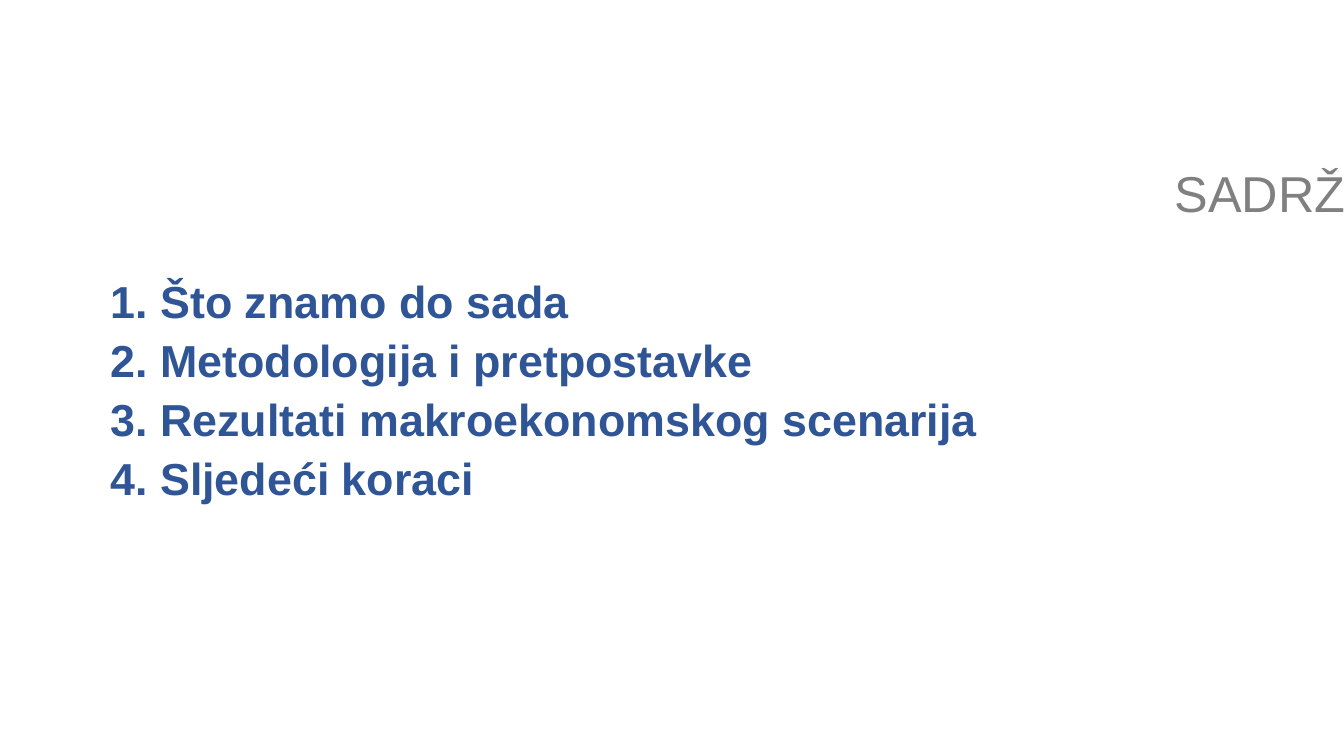
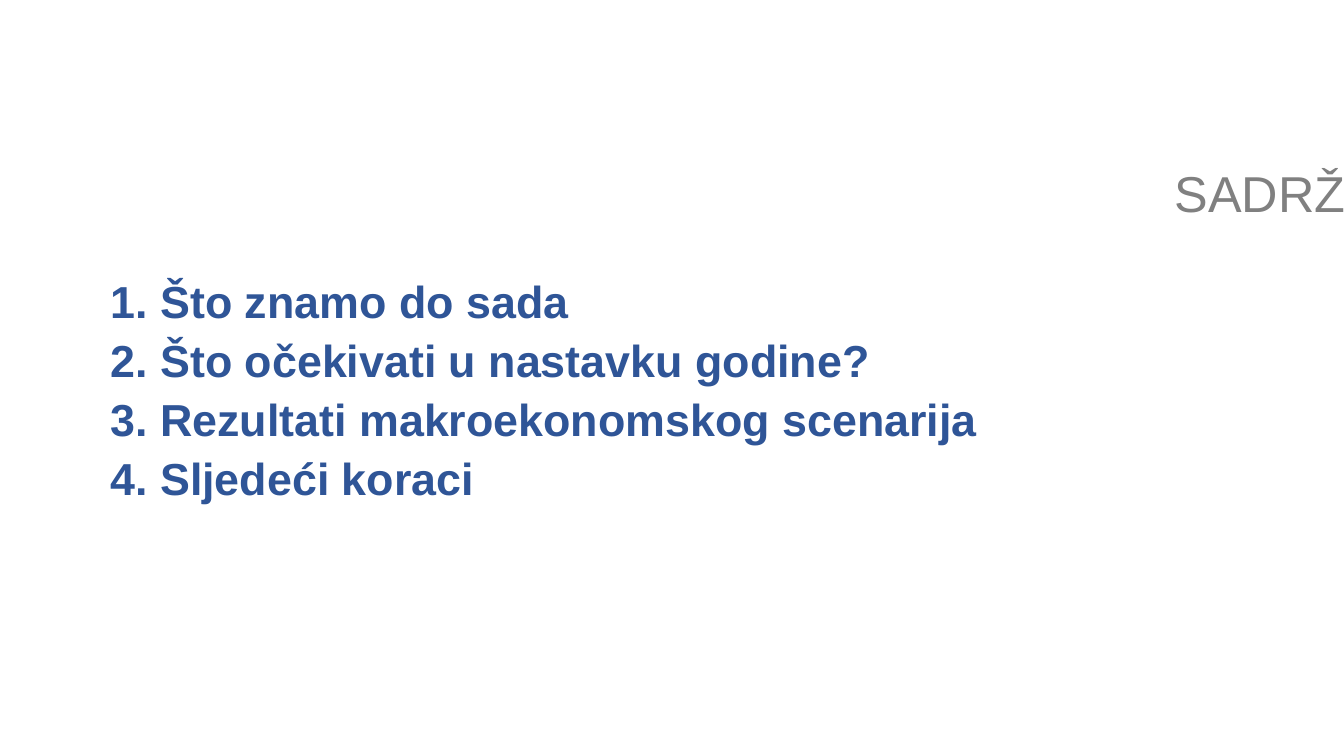
Before and after one commit to mbamba17/corona_sim, a slide deck: slide 2 of Prezentacija za UV.pptx. Drawn at 1344x756 pixels with LibreOffice and Linux fonts; fonts in the diff are those of the drawing; background and template pictures are left out. Boxes give left, top, right and bottom in pixels: in the first picture for what was removed or moved away, otherwise in the second. Text is boxed around its words. In the diff, an @@ line names an element or a change of style, - is before the commit and + after.

```diff
--- a/Prezentacija za UV.pptx
+++ b/Prezentacija za UV.pptx
@@ text at <box>111,342,869,386</box>: text changed @@
-2. Metodologija i pretpostavke
+2. Što očekivati u nastavku godine?
```
Also in this commit, not shown: 2 other slides changed, 24 slides added, 12 slides removed, 2 other files.
